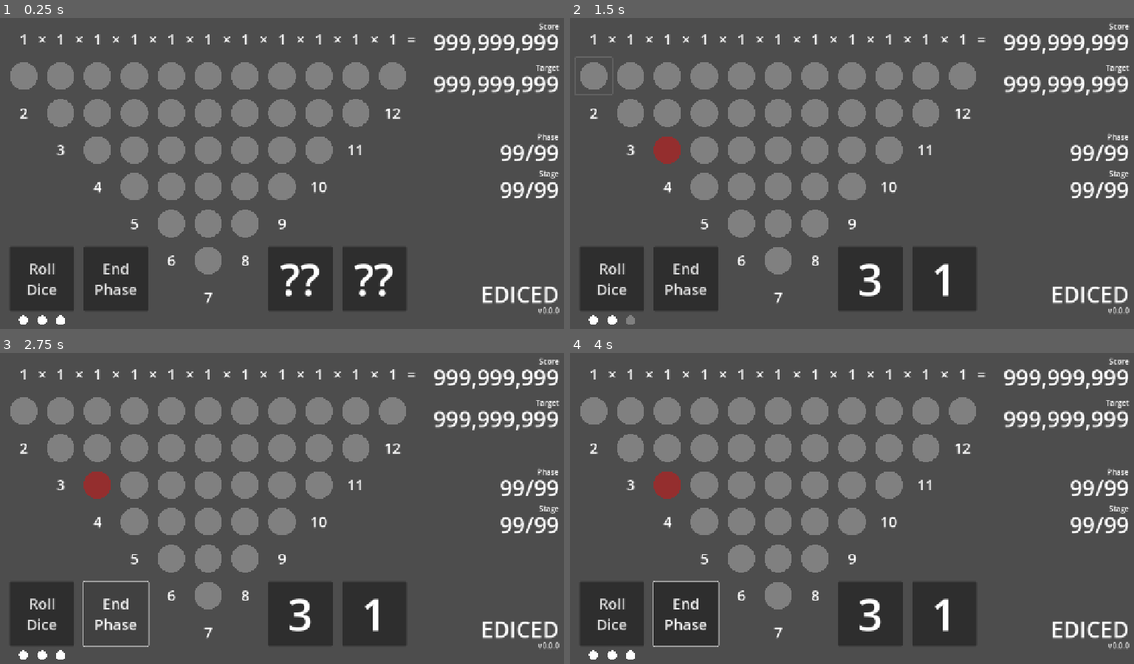
Above: before the commit, frames 1-4 (two rows, left to right).
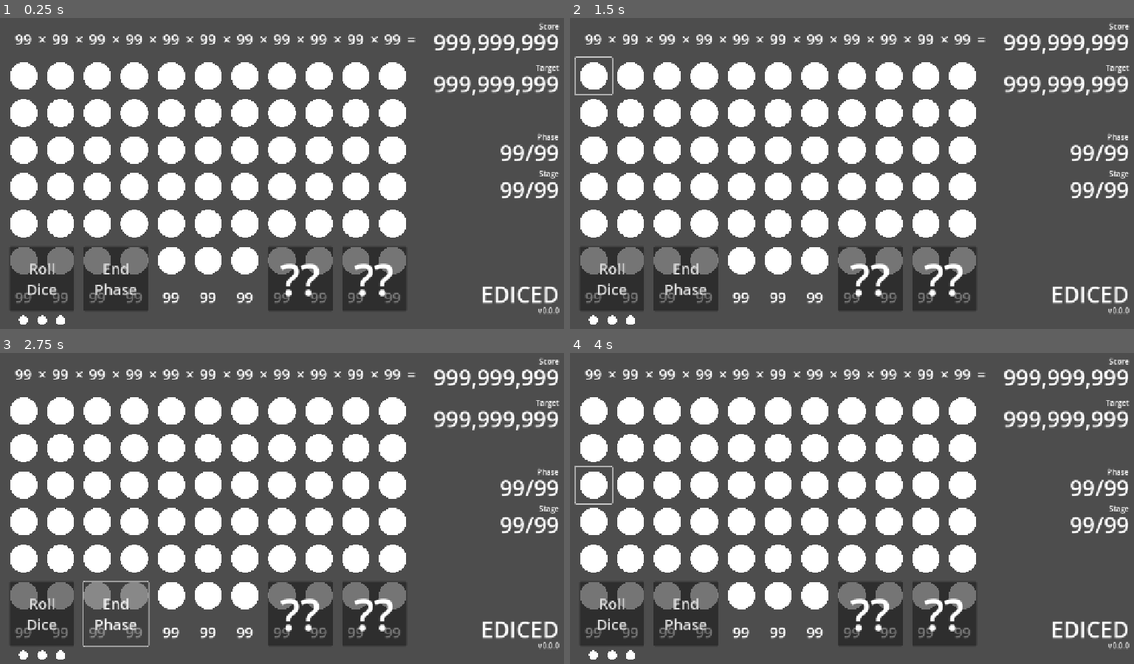
Above: after the commit, the same moments.

Repository: kamikoloss/ediced
Game: Godot game, scene res://scenes/game/game.tscn
Same seed, same stepped clock (60 frames per second), same inputs: the game is played once before the commit and once after it.
Inputs (mouse positions are in pixels of both pictures, inside the frame that each line leads up to):
- Up to frame 1 (0.25 s): no input
- Up to frame 2 (1.5 s): click (609, 279) at 0.5 s, where only the run before the commit has a clickable "Roll Dice"; click (592, 77) at 1.27 s
- Up to frame 3 (2.75 s): click (118, 614) at 2 s, where only the run before the commit has a clickable "End Phase"
- Up to frame 4 (4 s): click (592, 449) at 2.77 s; click (592, 483) at 3.52 s

The runs differ from the first frame. In frame 1, 24% of the frame differs, in the area x 1-72%, y 5-92%; in frame 2, 25%; in frame 3, 24%; in frame 4, 25%, in the area x 0-72%, y 5-95%.
Error after the commit: Parse Error: Could not find type "Lane" in the current scope. (res://scenes/game/game.gd:47)

Commit message:
game の class_name をなくした

Diff:
--- a/scenes/game/lane.gd
+++ b/scenes/game/lane.gd
@@ -1,4 +1,4 @@
-class_name Lane
+#class_name Lane
 extends Control
 
 var number := 0:
